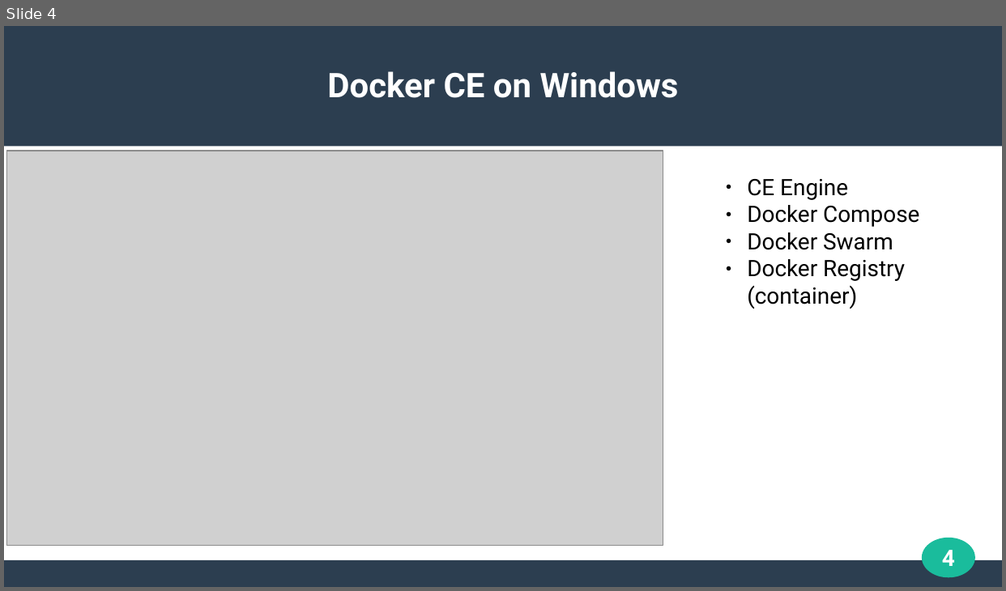
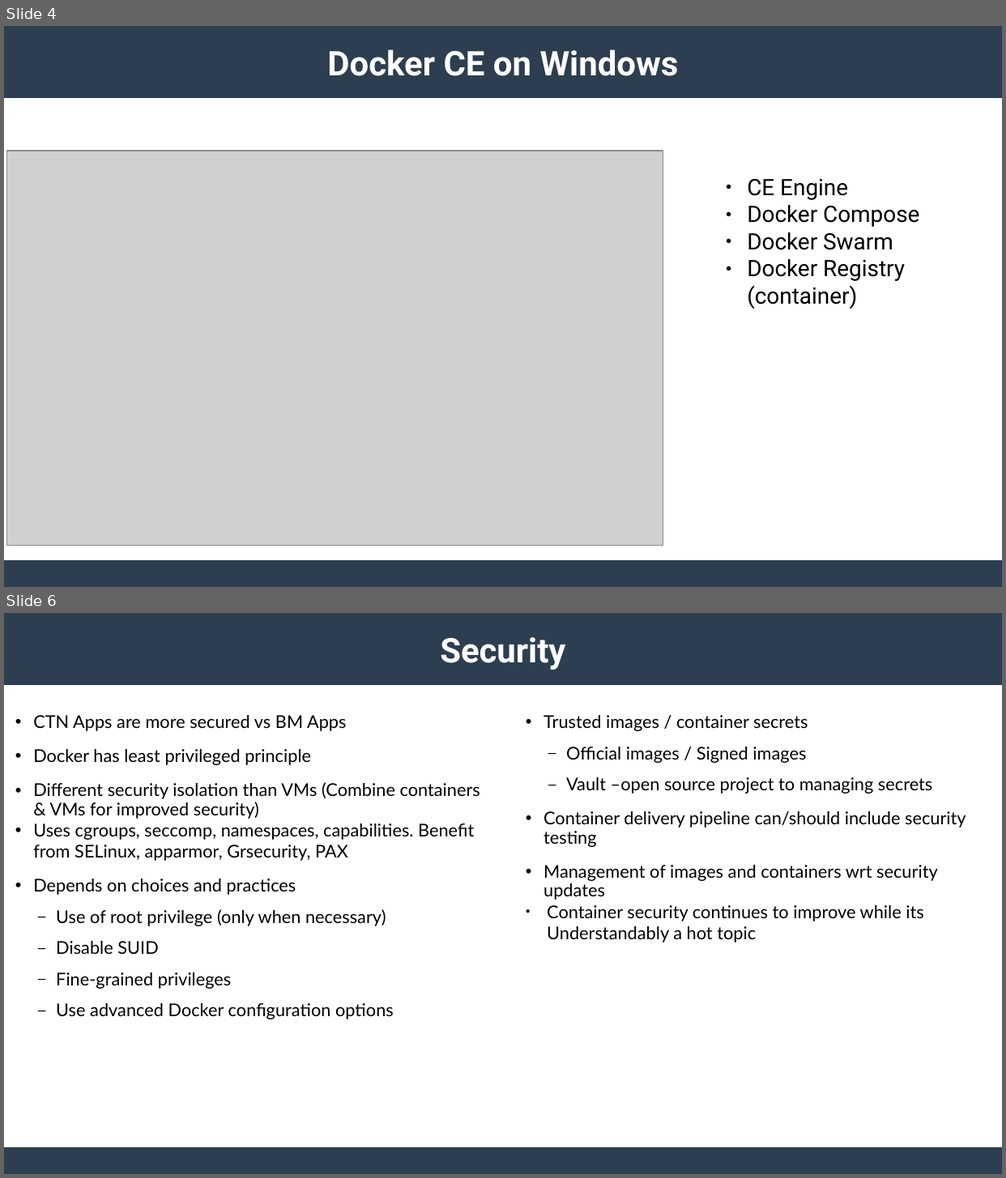
Before and after one commit to Dallas-OSS/meetup20171007, a slide deck: OSS-Containers.odp. Shown one above the other, each under a label of ours: slide 4 before the commit, slides 4 and 6 after it; the slides between them are not shown. The pictures are 1006x591 and 1006x1178 pixels, drawn with LibreOffice and Linux fonts; fonts in the diff are those of the drawing; grey boxes stand for pictures. Boxes give left, top, right and bottom in pixels: in the first picture for what was removed or moved away, otherwise in the second. Text is boxed around its words. In the diff, an @@ line names an element or a change of style, - is before the commit and + after.

```diff
--- a/OSS-Containers.odp
+++ b/OSS-Containers.odp
@@ slide 6 added at [4,613,1002,1174], background #FFFFFF; not listed: 2 template elements that a slide beside it also shows @@
@@ title added at [440,637,565,670], 27 pt, text #FFFFFF, bold @@
+Security
@@ text added at [33,715,480,1020], 14 pt, text #000000 @@
+• CTN Apps are more secured vs BM Apps
+• Docker has least privileged principle
+• Different security isolation than VMs (Combine containers & VMs for improved security)
+• Uses cgroups, seccomp, namespaces, capabilities. Benefit from SELinux, apparmor, Grsecurity, PAX
+• Depends on choices and practices
+  – Use of root privilege (only when necessary)
+  – Disable SUID
+  – Fine-grained privileges
+  – Use advanced Docker configuration options
@@ text added at [543,715,966,943], 14 pt, text #000000 @@
+• Trusted images / container secrets
+  – Official images / Signed images
+  – Vault –open source project to managing secrets
+• Container delivery pipeline can/should include security testing
+• Management of images and containers wrt security updates
+● Container security continues to improve while its Understandably a hot topic
@@ slide 4 changed as well @@
@@ rectangle: place and size @@
-rectangle at [4,26,1002,147]
+rectangle at [4,26,1002,98]
@@ title "Docker CE on Windows": place and size @@
-title "Docker CE on Windows" at [327,71,679,98]
+title "Docker CE on Windows" at [327,49,679,76]
@@ ellipse removed at [923,538,976,578] @@
@@ page number removed at [942,550,955,566] @@
-4
```
Also in this commit, not shown: 3 other slides changed, 6 other slides added, 1 slide removed.
